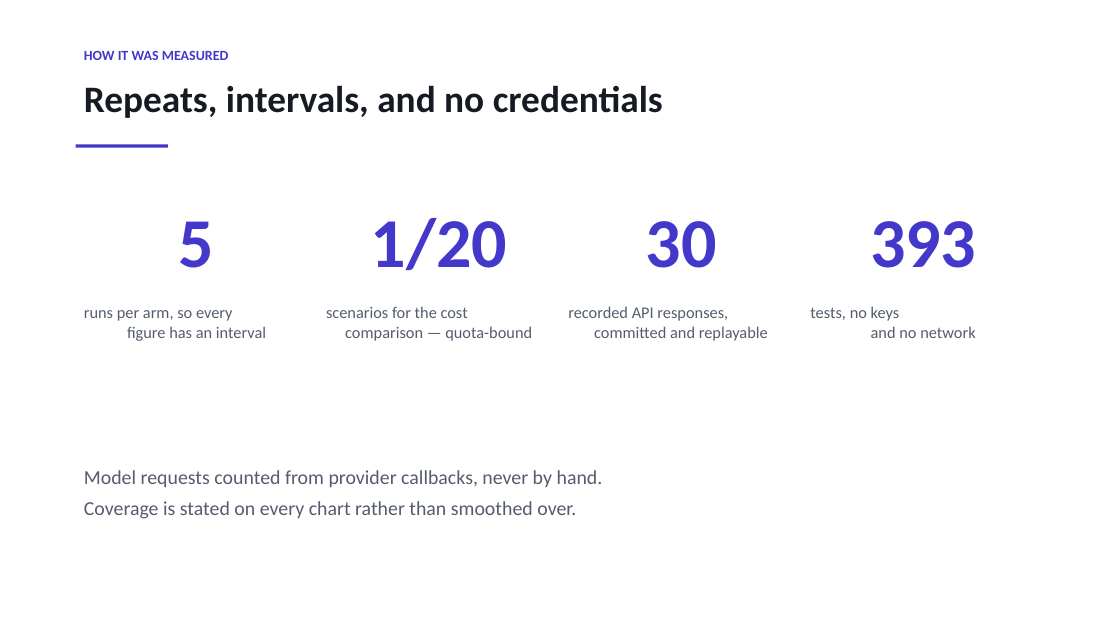
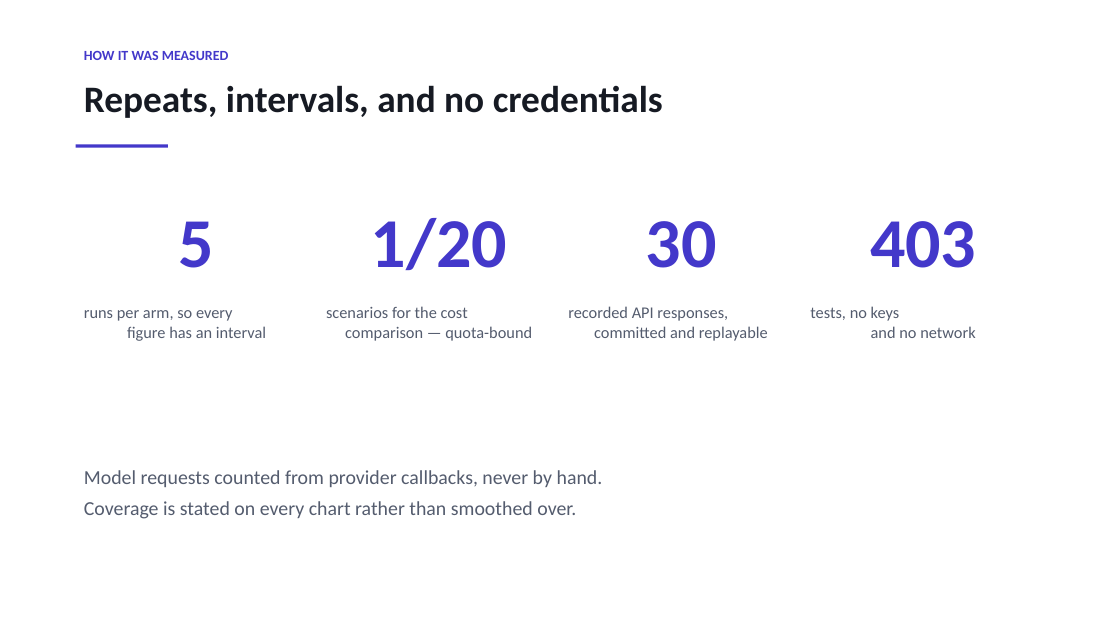
Before and after one commit to sherali143/Trip-Planner, a slide deck: slide 7 of submission/CMP7200_Viva_Presentation.pptx. Drawn at 1120x630 pixels with LibreOffice and Linux fonts; fonts in the diff are those of the drawing. Boxes give left, top, right and bottom in pixels: in the first picture for what was removed or moved away, otherwise in the second. Text is boxed around its words. In the diff, an @@ line names an element or a change of style, - is before the commit and + after.

```diff
--- a/submission/CMP7200_Viva_Presentation.pptx
+++ b/submission/CMP7200_Viva_Presentation.pptx
@@ text at (870,221,976,268): text changed @@
-393
+403
```
Also in this commit, not shown: 1 other slide changed, 1 other file.
